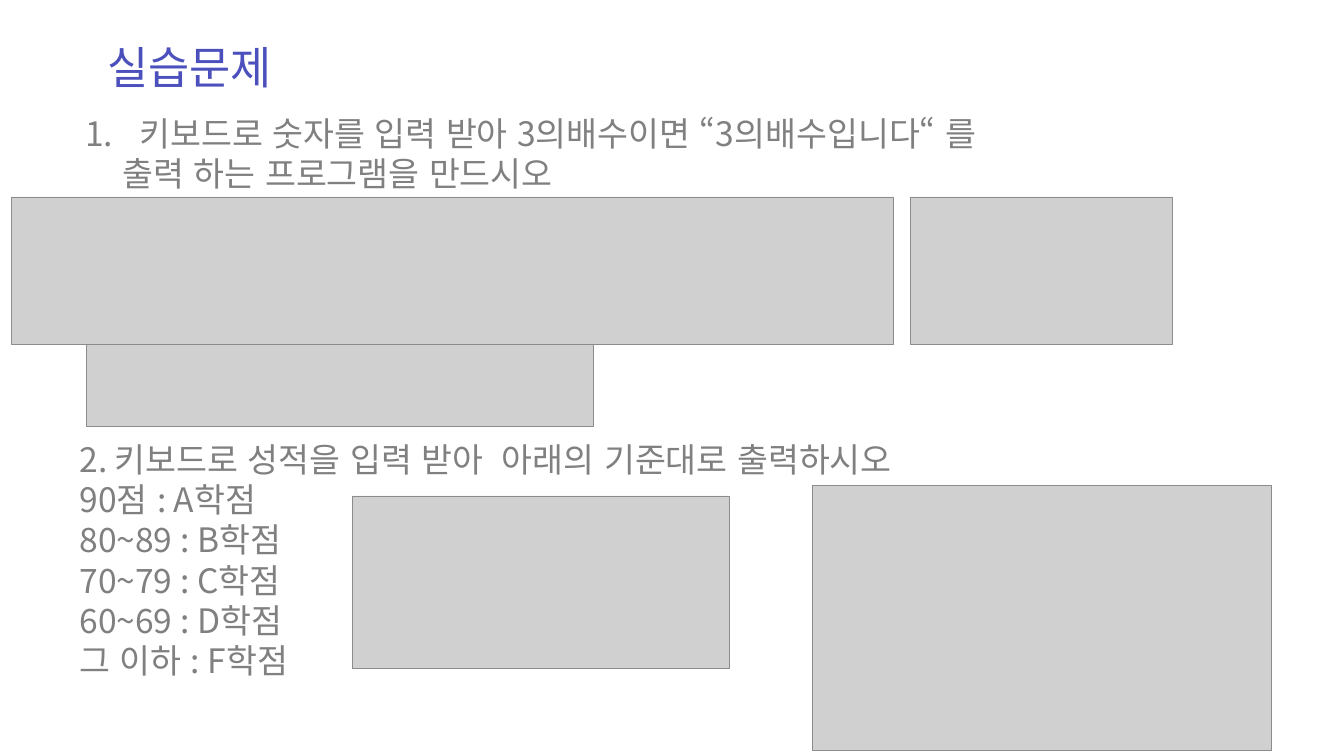
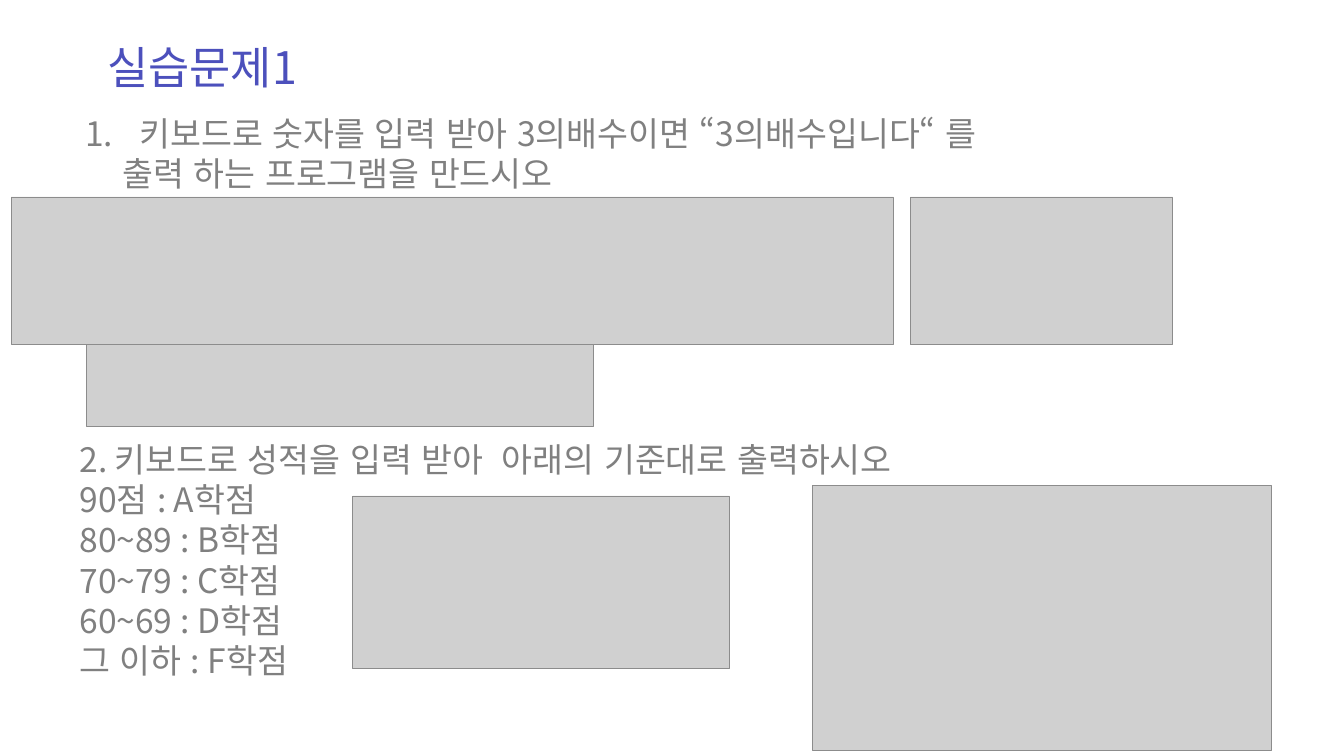
Before and after one commit to zest132/JavaLecture, a slide deck: slide 13 of JavaLecture/LectureFile/java 3강.pptx (slide 12 before the commit). Drawn at 1344x756 pixels with LibreOffice and Linux fonts; fonts in the diff are those of the drawing; grey boxes stand for pictures. Boxes give left, top, right and bottom in pixels: in the first picture for what was removed or moved away, otherwise in the second. Text is boxed around its words. In the diff, an @@ line names an element or a change of style, - is before the commit and + after.

```diff
--- a/JavaLecture/LectureFile/java 3강.pptx
+++ b/JavaLecture/LectureFile/java 3강.pptx
@@ text at bbox=[107, 47, 297, 88]: text changed @@
-실습문제
+실습문제1
```
Also in this commit, not shown: 3 other slides changed, 6 slides added, 29 slides removed, 3 other files.
